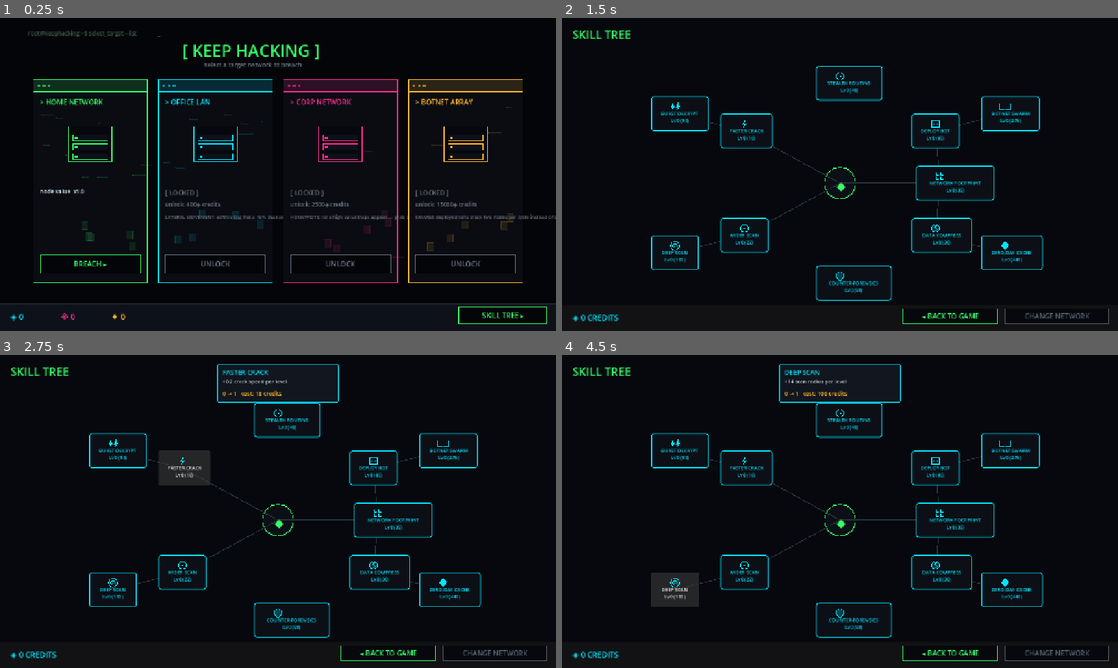
Above: before the commit, frames 1-4 (two rows, left to right).
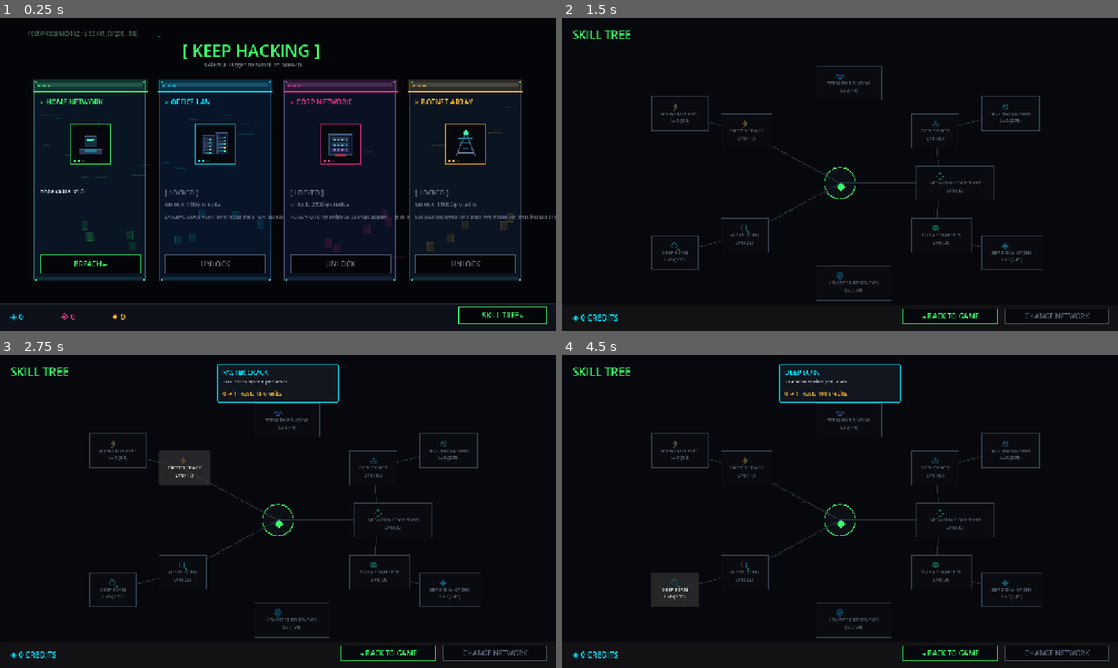
Above: after the commit, the same moments.

Repository: rfonseca85/keep-hacking
Game: Godot game, scene res://scenes/NetworkSelect.tscn
Two runs of this game, one before a commit and one after it. Both use one fixed random seed, a clock stepped at 60 frames per second and the inputs below.
Inputs:
- Up to frame 1 (0.25 s): no input
- Up to frame 2 (1.5 s): click "BREACH ▸" at 0.5 s; click "SKILL TREE" at 1.25 s
- Up to frame 3 (2.75 s): click "FASTER CRACK Lv0 (18)" at 2 s
- Up to frame 4 (4.5 s): click "BURST DECRYPT Lv0 (90)" at 2.75 s; click "WIDER SCAN Lv0 (22)" at 3.5 s; click "DEEP SCAN Lv0 (100)" at 4.25 s

The runs differ from the first frame. In frame 1, 7.0% of the frame differs, in the area x 1-100%, y 4-97%; in frame 2, 3.4%; in frame 3, 3.4%; in frame 4, 3.5%.

Commit message:
Import new pixel art assets and configure project for pixel-perfect rendering
- Add generated .import files for props, icons, tiles, fx, UI, atlases, and backgrounds
- Set default canvas texture filter to Nearest in project.godot for crisp pixel art
- Add asset_coverage.md documenting runtime usage status of all imported assets

Diff:
--- a/project.godot
+++ b/project.godot
@@ -37,6 +37,7 @@
 
 [rendering]
 
+textures/canvas_textures/default_texture_filter=0
 rendering_device/driver.windows="d3d12"
 renderer/rendering_method="gl_compatibility"
 renderer/rendering_method.mobile="gl_compatibility"
--- a/scripts/Main.gd
+++ b/scripts/Main.gd
@@ -24,6 +24,7 @@
 var rig_t: float = 0.0
 var rig_node: Node2D
 var tick_timer: float = 0.0
+var scan_fx_timer: float = 0.0
 
 var bot_timer: float = 0.0
 var tier: Dictionary
@@ -35,7 +36,7 @@
 var round_start_exploits: int = 0
 var round_start_zerodays: int = 0
 
-var is_decrypting: bool = false
+var is_decrypting: bool = true
 var mouse_pos: Vector2 = Vector2.ZERO
 
 var cells: Array[ServerNode] = []
@@ -47,6 +48,10 @@
 var tier_label: Label
 var trace_bar: ProgressBar
 var trace_label: Label
+
+var _shown_credits: int = -1
+var _shown_exploits: int = -1
+var _shown_zerodays: int = -1
 
 var summary_panel: Panel
 var summary_credits_lbl: Label
@@ -78,6 +83,15 @@
 		GameState.exploits += 3
 		GameState.zerodays += 1
 		get_tree().create_timer(0.5).timeout.connect(_end_round)
+	if OS.is_debug_build() and OS.get_cmdline_user_args().has("autotest_fx"):
+		VisualFX.play(fx_layer, Vector2(400, 300), "data_extract", 8, 18.0, COL_GREEN)
+		VisualFX.play(fx_layer, Vector2(500, 300), "glitch", 8, 16.0, COL_MAGENTA)
+		VisualFX.play(fx_layer, Vector2(600, 300), "scan_pulse", 10, 20.0, COL_CYAN)
+		var fx_count := fx_layer.get_child_count()
+		print("FX_SMOKE: spawned=%d (expected 3)" % fx_count)
+		get_tree().create_timer(1.5).timeout.connect(func():
+			print("FX_SMOKE: after 1.5s remaining=%d (expected 0)" % fx_layer.get_child_count())
+		)
 	if OS.is_debug_build() and OS.get_cmdline_user_args().has("autotest_audio"):
 		Audio.play_tick()
 		Audio.play_exfiltrate()
@@ -112,22 +126,62 @@
 	add_child(grid_bg)
 	grid_bg.draw.connect(_draw_grid_lines.bind(grid_bg))
 
+	packets_layer = Node2D.new()
+	packets_layer.z_index = -3
+	add_child(packets_layer)
+	packets_layer.draw.connect(_draw_packets.bind(packets_layer))
+	_init_packet_lanes()
+
 func _draw_circuit_decor(node: Node2D) -> void:
 	var rng := RandomNumberGenerator.new()
 	rng.seed = 1337
-	for i in range(46):
+	var circuit_a := KHArt.tex("tiles", "circuit_a")
+	var circuit_b := KHArt.tex("tiles", "circuit_b")
+	var props_decor := ["cooling_fan", "satellite_dish", "relay_tower", "antenna", "neon_crate", "signal_orb"]
+	for i in range(30):
 		var x: float = rng.randf_range(0, 1280)
 		var y: float = rng.randf_range(0, 720)
 		var in_grid := x > GRID_ORIGIN.x - 20 and x < GRID_ORIGIN.x + GRID_COLS * CELL + 20 \
 			and y > GRID_ORIGIN.y - 20 and y < GRID_ORIGIN.y + GRID_ROWS * CELL + 20
 		if in_grid or y < 115 or x < 190:
 			continue
-		var len_x: float = rng.randf_range(18, 70)
-		var len_y: float = rng.randf_range(18, 70)
-		var col := Color8(20, 40, 50) if rng.randf() > 0.3 else Color8(16, 50, 42)
-		node.draw_line(Vector2(x, y), Vector2(x + len_x, y), col, 1.0)
-		node.draw_line(Vector2(x + len_x, y), Vector2(x + len_x, y + len_y), col, 1.0)
-		node.draw_circle(Vector2(x, y), 2.0, col)
+		var tile_tex := circuit_a if rng.randf() > 0.5 else circuit_b
+		if tile_tex:
+			node.draw_texture_rect(tile_tex, Rect2(Vector2(x, y), Vector2(32, 32)), false, Color(1, 1, 1, 0.5))
+	for i in range(7):
+		var x: float = rng.randf_range(210, 1240)
+		var y: float = rng.randf_range(130, 700)
+		var in_grid := x > GRID_ORIGIN.x - 40 and x < GRID_ORIGIN.x + GRID_COLS * CELL + 40 \
+			and y > GRID_ORIGIN.y - 40 and y < GRID_ORIGIN.y + GRID_ROWS * CELL + 40
+		if in_grid:
+			continue
+		var prop_tex := KHArt.tex("props", props_decor[rng.randi_range(0, props_decor.size() - 1)])
+		if prop_tex:
+			node.draw_texture_rect(prop_tex, Rect2(Vector2(x, y), Vector2(40, 40)), false, Color(1, 1, 1, 0.8))
+
+var packets_layer: Node2D
+var packet_lanes: Array = []
+
+func _init_packet_lanes() -> void:
+	packet_lanes.clear()
+	for c in range(2, GRID_COLS - 1, 3):
+		var x := GRID_ORIGIN.x + c * CELL
+		packet_lanes.append({"horizontal": false, "pos": x, "t": randf(), "speed": randf_range(0.08, 0.16)})
+	for r in range(1, GRID_ROWS, 2):
+		var y := GRID_ORIGIN.y + r * CELL
+		packet_lanes.append({"horizontal": true, "pos": y, "t": randf(), "speed": randf_range(0.06, 0.13)})
+
+func _draw_packets(node: Node2D) -> void:
+	var grid_end := GRID_ORIGIN + Vector2(GRID_COLS * CELL, GRID_ROWS * CELL)
+	for lane in packet_lanes:
+		var t: float = lane["t"]
+		var p: Vector2
+		if lane["horizontal"]:
+			p = Vector2(lerp(GRID_ORIGIN.x, grid_end.x, t), lane["pos"])
+		else:
+			p = Vector2(lane["pos"], lerp(GRID_ORIGIN.y, grid_end.y, t))
+		node.draw_circle(p, 2.0, Color8(57, 255, 106, 160))
+		node.draw_circle(p, 1.0, Color8(200, 255, 220, 220))
 
 func _draw_rig_panel(node: Node2D) -> void:
 	var r := Rect2(28, 140, 112, 420)
@@ -148,6 +202,18 @@
 		node.draw_rect(Rect2(48 + i * 15, 354 - h, 8, h), COL_CYAN if i <= bars else Color8(20,50,55), true)
 
 func _draw_grid_lines(node: Node2D) -> void:
+	var grid_a := KHArt.tex("tiles", "grid_a")
+	var grid_b := KHArt.tex("tiles", "grid_b")
+	var rng := RandomNumberGenerator.new()
+	rng.seed = 42
+	if grid_a and grid_b:
+		var tiles_x := (GRID_COLS * CELL) / 32
+		var tiles_y := (GRID_ROWS * CELL) / 32
+		for ty in range(tiles_y):
+			for tx in range(tiles_x):
+				var tex := grid_a if rng.randf() > 0.12 else grid_b
+				var pos := GRID_ORIGIN + Vector2(tx * 32, ty * 32)
+				node.draw_texture_rect(tex, Rect2(pos, Vector2(32, 32)), false)
 	for c in range(GRID_COLS + 1):
 		var x := GRID_ORIGIN.x + c * CELL
 		node.draw_line(Vector2(x, GRID_ORIGIN.y), Vector2(x, GRID_ORIGIN.y + GRID_ROWS * CELL), COL_GRID_LINE, 1.0)
@@ -216,6 +282,7 @@
 		return
 	trace_progress = max(0.0, trace_progress - 0.12 * GameState.honeypot_penalty_mult)
 	_spawn_floating_text(n.position, "ALARM TRIPPED", COL_MAGENTA)
+	VisualFX.play(fx_layer, n.position, "glitch", 8, 16.0, Color8(255, 83, 120))
 	_trigger_shake(4.0, 0.2)
 	Audio.play_denied()
 	_respawn_elsewhere(n)
@@ -227,14 +294,17 @@
 	var top_panel := Panel.new()
 	top_panel.position = Vector2(16, 12)
 	top_panel.size = Vector2(300, 100)
+	var hud_panel_tex := KHArt.tex("ui", "hud_counter")
+	if hud_panel_tex:
+		var psb := StyleBoxTexture.new()
+		psb.texture = hud_panel_tex
+		psb.set_texture_margin_all(8)
+		top_panel.add_theme_stylebox_override("panel", psb)
 	hud.add_child(top_panel)
 
-	credits_label = _make_label("◈ CREDITS: 0", COL_CYAN, Vector2(28, 20))
-	exploits_label = _make_label("※ EXPLOITS: 0", COL_MAGENTA, Vector2(28, 46))
-	zerodays_label = _make_label("♦ 0-DAYS: 0", COL_AMBER, Vector2(28, 72))
-	hud.add_child(credits_label)
-	hud.add_child(exploits_label)
-	hud.add_child(zerodays_label)
+	credits_label = _make_counter("credits", "CREDITS: 0", COL_CYAN, Vector2(28, 20))
+	exploits_label = _make_counter("exploit", "EXPLOITS: 0", COL_MAGENTA, Vector2(28, 46))
+	zerodays_label = _make_counter("key", "0-DAYS: 0", COL_AMBER, Vector2(28, 72))
 
 	trace_label = _make_label("UPLINK STABILITY", COL_GREEN, Vector2(460, 16))
 	hud.add_child(trace_label)
@@ -279,7 +349,7 @@
 		trait_lbl.add_theme_font_size_override("font_size", 12)
 		hud.add_child(trait_lbl)
 
-	var hint := _make_label("hold click to crack nodes · click a READY node to exfiltrate", Color8(120,130,150), Vector2(16, 690))
+	var hint := _make_label("move your mouse over the grid to crack and collect nodes automatically", Color8(120,130,150), Vector2(16, 690))
 	hud.add_child(hint)
 	_refresh_hud()
 	_build_summary_panel()
@@ -367,6 +437,31 @@
 	l.add_theme_font_size_override("font_size", 18)
 	return l
 
+func _make_counter(icon_name: String, text: String, col: Color, pos: Vector2) -> Label:
+	var icon_tex := KHArt.tex("icons", icon_name)
+	if icon_tex:
+		var icon := TextureRect.new()
+		icon.texture = icon_tex
+		icon.position = pos + Vector2(0, 2)
+		icon.custom_minimum_size = Vector2(18, 18)
+		icon.size = Vector2(18, 18)
+		icon.expand_mode = TextureRect.EXPAND_IGNORE_SIZE
+		icon.stretch_mode = TextureRect.STRETCH_SCALE
+		icon.texture_filter = CanvasItem.TEXTURE_FILTER_NEAREST
+		icon.mouse_filter = Control.MOUSE_FILTER_IGNORE
+		hud.add_child(icon)
+	var l := _make_label(text, col, pos + Vector2(34, 0))
+	hud.add_child(l)
+	return l
+
+func _pop_counter(l: Label) -> void:
+	if l == null:
+		return
+	l.pivot_offset = Vector2(0, l.size.y / 2.0)
+	var tw := create_tween()
+	tw.tween_property(l, "scale", Vector2(1.18, 1.18), 0.07)
+	tw.tween_property(l, "scale", Vector2.ONE, 0.07)
+
 func _make_upgrade_button(text: String, pos: Vector2) -> Button:
 	var b := Button.new()
 	b.text = text
@@ -383,24 +478,8 @@
 func _input(event: InputEvent) -> void:
 	if not round_active:
 		return
-	if event is InputEventMouseButton and event.button_index == MOUSE_BUTTON_LEFT:
-		if event.pressed:
-			var clicked := _find_ready_node_at(event.position)
-			if clicked:
-				_exfiltrate(clicked)
-			else:
-				is_decrypting = true
-		else:
-			is_decrypting = false
-	elif event is InputEventMouseMotion:
+	if event is InputEventMouseMotion:
 		mouse_pos = event.position
-
-func _find_ready_node_at(pos: Vector2) -> ServerNode:
-	for n in cells:
-		if is_instance_valid(n) and n.state == ServerNode.State.READY:
-			if n.position.distance_to(pos) < 26:
-				return n
-	return null
 
 func _exfiltrate(n: ServerNode) -> void:
 	var gain_text: String
@@ -425,6 +504,7 @@
 		Audio.play_exfiltrate()
 	_spawn_burst(n.position, fx_col)
 	_spawn_floating_text(n.position, gain_text, fx_col)
+	VisualFX.play(fx_layer, n.position, "data_extract", 8, 18.0, fx_col)
 	_respawn_elsewhere(n)
 
 	var chain_chance: float = tier.get("chain_crack", 0.0)
@@ -433,6 +513,7 @@
 		if adjacent:
 			adjacent.add_progress(1.0)
 			_spawn_floating_text(adjacent.position, "CHAINED", COL_CYAN)
+			VisualFX.play(fx_layer, adjacent.position, "scan_pulse", 10, 20.0, COL_CYAN, 0.7)
 
 	_refresh_hud()
 
@@ -493,6 +574,11 @@
 			if any_in_range and tick_timer <= 0.0:
 				tick_timer = 0.14
 				Audio.play_tick()
+			scan_fx_timer -= delta
+			if scan_fx_timer <= 0.0:
+				scan_fx_timer = 0.42
+				var scan_scale: float = GameState.decrypt_radius / 32.0
+				VisualFX.play(fx_layer, mouse_pos, "scan_pulse", 10, 20.0, COL_CYAN, scan_scale)
 
 		if GameState.bot_level > 0:
 			bot_timer += delta
@@ -518,6 +604,13 @@
 	if rig_node:
 		rig_node.queue_redraw()
 
+	for lane in packet_lanes:
+		lane["t"] += delta * lane["speed"]
+		if lane["t"] > 1.0:
+			lane["t"] -= 1.0
+	if packets_layer:
+		packets_layer.queue_redraw()
+
 	if shake_t > 0.0:
 		shake_t -= delta
 		cam.offset = Vector2(randf_range(-shake_amp, shake_amp), randf_range(-shake_amp, shake_amp))
@@ -536,9 +629,18 @@
 	return locked[randi() % locked.size()]
 
 func _refresh_hud() -> void:
-	credits_label.text = "◈ CREDITS: %d" % GameState.credits
-	exploits_label.text = "※ EXPLOITS: %d" % GameState.exploits
-	zerodays_label.text = "♦ 0-DAYS: %d" % GameState.zerodays
+	if GameState.credits != _shown_credits:
+		_shown_credits = GameState.credits
+		_pop_counter(credits_label)
+	if GameState.exploits != _shown_exploits:
+		_shown_exploits = GameState.exploits
+		_pop_counter(exploits_label)
+	if GameState.zerodays != _shown_zerodays:
+		_shown_zerodays = GameState.zerodays
+		_pop_counter(zerodays_label)
+	credits_label.text = "CREDITS: %d" % GameState.credits
+	exploits_label.text = "EXPLOITS: %d" % GameState.exploits
+	zerodays_label.text = "0-DAYS: %d" % GameState.zerodays
 
 func _draw() -> void:
 	if is_decrypting:
--- a/scripts/NetworkSelect.gd
+++ b/scripts/NetworkSelect.gd
@@ -9,6 +9,8 @@
 const COL_MAGENTA := Color8(255, 46, 146)
 const COL_AMBER := Color8(255, 184, 48)
 
+const TIER_EMBLEMS := ["terminal_desk", "server_cluster", "mainframe", "relay_tower"]
+
 var panels: Array[Panel] = []
 var cursor_lbl: Label
 var cursor_t: float = 0.0
@@ -53,12 +55,20 @@
 		var p := Panel.new()
 		p.position = Vector2(start_x + i * (panel_w + gap), 140)
 		p.size = Vector2(panel_w, 470)
-		var sb := StyleBoxFlat.new()
-		sb.bg_color = COL_PANEL
-		sb.border_color = tier["color"]
-		sb.set_border_width_all(2)
-		sb.set_corner_radius_all(0)
-		p.add_theme_stylebox_override("panel", sb)
+		var card_tex := KHArt.tex("ui", "selection_card")
+		if card_tex:
+			var csb := StyleBoxTexture.new()
+			csb.texture = card_tex
+			csb.set_texture_margin_all(10)
+			csb.modulate_color = Color(1, 1, 1, 1).lerp(tier["color"], 0.22)
+			p.add_theme_stylebox_override("panel", csb)
+		else:
+			var sb := StyleBoxFlat.new()
+			sb.bg_color = COL_PANEL
+			sb.border_color = tier["color"]
+			sb.set_border_width_all(2)
+			sb.set_corner_radius_all(0)
+			p.add_theme_stylebox_override("panel", sb)
 		add_child(p)
 		panels.append(p)
 
@@ -87,6 +97,7 @@
 
 		var icon := _TierIcon.new()
 		icon.col = tier["color"]
+		icon.prop_name = TIER_EMBLEMS[i]
 		icon.position = Vector2(panel_w / 2.0, 150)
 		p.add_child(icon)
 
@@ -241,13 +252,26 @@
 
 class _TierIcon extends Node2D:
 	var col: Color
+	var prop_name: String = "server_cluster"
+	var _tex: Texture2D
+	var _t: float = 0.0
 	func _ready() -> void:
+		_tex = KHArt.tex("props", prop_name)
+		set_process(true)
+		queue_redraw()
+	func _process(delta: float) -> void:
+		_t += delta
 		queue_redraw()
 	func _draw() -> void:
-		draw_rect(Rect2(-50, -40, 100, 80), Color8(6,8,13), true)
-		draw_rect(Rect2(-50, -40, 100, 80), col, false, 2.0)
+		var glow := (sin(_t * 2.2) + 1.0) * 0.5
+		var plate := Rect2(-46, -46, 92, 92)
+		draw_rect(plate, Color8(6, 8, 13), true)
+		draw_rect(plate, Color(col.r, col.g, col.b, 0.35 + glow * 0.45), false, 2.0)
+		if _tex:
+			draw_texture_rect(_tex, Rect2(-36, -36, 72, 72), false)
+		else:
+			draw_rect(Rect2(-30, -30, 60, 60), col, false, 2.0)
 		for i in range(3):
-			var y: float = -22 + i * 22
-			draw_rect(Rect2(-40, y, 80, 14), Color8(12,16,24), true)
-			draw_rect(Rect2(-40, y, 80, 14), col, false, 1.0)
-			draw_rect(Rect2(-36, y + 4, 6, 6), col, true)
+			var on := fmod(_t * 1.4 + i * 0.5, 2.0) < 1.0
+			var c := col if on else Color(col.r, col.g, col.b, 0.18)
+			draw_rect(Rect2(-40 + i * 10, 38, 6, 3), c, true)
--- a/scripts/ServerNode.gd
+++ b/scripts/ServerNode.gd
@@ -21,11 +21,24 @@
 var is_honeypot: bool = false
 var honeypot_t: float = 0.0
 var pulse_t: float = 0.0
+var led_phase: float = 0.0
+var device_variant: String = "terminal"
+var device_tex: Texture2D
+var lock_tex: Texture2D
+var unlock_tex: Texture2D
 
 signal honeypot_expired(node)
 
 func _ready() -> void:
 	set_process(true)
+	var visual_seed := int(position.x) * 10007 + int(position.y)
+	device_variant = KHArt.pick_device_variant(visual_seed)
+	device_tex = KHArt.tex("props", device_variant)
+	lock_tex = KHArt.tex("icons", "lock")
+	unlock_tex = KHArt.tex("icons", "unlock")
+	var phase_rng := RandomNumberGenerator.new()
+	phase_rng.seed = visual_seed + 1
+	led_phase = phase_rng.randf_range(0.0, TAU)
 
 func reset_locked(vulnerable: bool, honeypot: bool = false) -> void:
 	state = State.LOCKED
@@ -54,6 +67,8 @@
 			honeypot_t += delta
 			if honeypot_t >= HONEYPOT_LIFETIME:
 				honeypot_expired.emit(self)
+	else:
+		queue_redraw()
 
 func _draw() -> void:
 	var r := Rect2(-SIZE / 2.0, SIZE)
@@ -69,34 +84,47 @@
 			border_col = COL_BORDER_READY.lerp(Color8(255,255,255), pulse * 0.4)
 	elif is_vulnerable:
 		border_col = COL_BORDER_VULN
+
+	_draw_device(border_col)
 	draw_rect(r, border_col, false, 2.0)
 
 	if state == State.LOCKED:
-		_draw_lock(border_col)
 		var bar_r := Rect2(-SIZE.x / 2.0 + 4, SIZE.y / 2.0 - 10, SIZE.x - 8, 5)
 		draw_rect(bar_r, COL_BAR_BG, true)
 		var fill_r := Rect2(bar_r.position, Vector2(bar_r.size.x * progress, bar_r.size.y))
 		draw_rect(fill_r, COL_BAR_FILL, true)
+		_draw_status_icon(lock_tex, border_col)
 	else:
-		_draw_unlock(border_col)
+		_draw_status_icon(unlock_tex, border_col)
 		if is_honeypot:
 			var remain := 1.0 - (honeypot_t / HONEYPOT_LIFETIME)
-			draw_arc(Vector2.ZERO, 22, -PI / 2.0, -PI / 2.0 + TAU * remain, 20, COL_BORDER_HONEYPOT, 2.0)
+			draw_arc(Vector2.ZERO, 24, -PI / 2.0, -PI / 2.0 + TAU * remain, 20, COL_BORDER_HONEYPOT, 2.0)
 
-func _draw_lock(col: Color) -> void:
-	var shackle_r := 9.0
-	draw_arc(Vector2(0, -6), shackle_r, PI, TAU, 16, col, 2.0)
-	draw_line(Vector2(-shackle_r, -6), Vector2(-shackle_r, 2), col, 2.0)
-	draw_line(Vector2(shackle_r, -6), Vector2(shackle_r, 2), col, 2.0)
-	var body := Rect2(Vector2(-12, 0), Vector2(24, 16))
-	draw_rect(body, col, false, 2.0)
-	draw_circle(Vector2(0, 7), 2.0, col)
+	_draw_leds(border_col)
 
-func _draw_unlock(col: Color) -> void:
-	var shackle_r := 9.0
-	draw_arc(Vector2(-4, -8), shackle_r, PI * 1.1, TAU * 0.95, 16, col, 2.0)
-	draw_line(Vector2(5, -2), Vector2(5, 2), col, 2.0)
-	var body := Rect2(Vector2(-12, 0), Vector2(24, 16))
-	draw_rect(body, col, false, 2.0)
-	for i in range(3):
-		draw_line(Vector2(-7 + i * 7, 5), Vector2(-7 + i * 7, 11), col, 1.5)
+func _draw_device(tint: Color) -> void:
+	var scale_pulse := 1.0
+	if state == State.READY and not is_honeypot:
+		scale_pulse = 1.0 + sin(pulse_t * 5.0) * 0.045
+	var inner := SIZE - Vector2(10, 10)
+	var draw_size := inner * scale_pulse
+	var rect := Rect2(-draw_size / 2.0, draw_size)
+	if device_tex:
+		var modulate_col := Color(1, 1, 1, 1).lerp(tint, 0.18)
+		draw_texture_rect(device_tex, rect, false, modulate_col)
+	else:
+		draw_rect(rect, Color8(30, 38, 52), true)
+
+func _draw_status_icon(icon: Texture2D, col: Color) -> void:
+	if icon == null:
+		return
+	var icon_size := Vector2(16, 16)
+	var pos := Vector2(SIZE.x / 2.0 - icon_size.x - 2, -SIZE.y / 2.0 + 2)
+	draw_texture_rect(icon, Rect2(pos, icon_size), false, col)
+
+func _draw_leds(col: Color) -> void:
+	var t := pulse_t + led_phase
+	for i in range(2):
+		var on := fmod(t * 0.6 + i * 0.9, 2.0) < 1.0
+		var c := col if on else Color8(30, 36, 44)
+		draw_rect(Rect2(-SIZE.x / 2.0 + 4 + i * 8, -SIZE.y / 2.0 + 4, 5, 3), c, true)
--- a/scripts/SkillTree.gd
+++ b/scripts/SkillTree.gd
@@ -85,12 +85,7 @@
 		btn.position = s.pos - Vector2(55, 40)
 		btn.size = Vector2(110, 80)
 		btn.autowrap_mode = TextServer.AUTOWRAP_WORD
-		var sb := StyleBoxFlat.new()
-		sb.bg_color = COL_PANEL
-		sb.border_color = COL_CYAN
-		sb.set_border_width_all(2)
-		sb.set_corner_radius_all(6)
-		btn.add_theme_stylebox_override("normal", sb)
+		btn.add_theme_stylebox_override("normal", _skill_stylebox("skill_available"))
 		btn.add_theme_color_override("font_color", COL_CYAN)
 		btn.add_theme_font_size_override("font_size", 11)
 		btn.pressed.connect(_on_node_pressed.bind(s, btn))
@@ -128,18 +123,43 @@
 	var icon_node: Node2D = node_icons[s.id]
 	if lvl >= s.max_level:
 		btn.text = "\n\n%s\nMAX" % s.label
-		var sb := StyleBoxFlat.new()
-		sb.bg_color = COL_PANEL
-		sb.border_color = COL_GREEN
-		sb.set_border_width_all(2)
-		sb.set_corner_radius_all(6)
-		btn.add_theme_stylebox_override("normal", sb)
+		btn.add_theme_stylebox_override("normal", _skill_stylebox("skill_active"))
 		btn.add_theme_color_override("font_color", COL_GREEN)
 		icon_node.col = COL_GREEN
 	else:
 		var cost: int = int(s.cost * pow(1.5, lvl))
 		btn.text = "\n\n%s\nLv%d (%d)" % [s.label, lvl, cost]
+		var affordable := GameState.credits >= cost
+		if lvl > 0:
+			btn.add_theme_stylebox_override("normal", _skill_stylebox("skill_active"))
+			btn.add_theme_color_override("font_color", COL_GREEN)
+			icon_node.col = COL_GREEN
+		elif affordable:
+			btn.add_theme_stylebox_override("normal", _skill_stylebox("skill_available"))
+			btn.add_theme_color_override("font_color", COL_CYAN)
+			icon_node.col = COL_CYAN
+		else:
+			btn.add_theme_stylebox_override("normal", _skill_stylebox("skill_locked"))
+			btn.add_theme_color_override("font_color", COL_DIM)
+			icon_node.col = COL_DIM
 	icon_node.queue_redraw()
+
+func _skill_stylebox(state: String) -> StyleBox:
+	var sb := StyleBoxFlat.new()
+	sb.bg_color = COL_PANEL
+	sb.set_border_width_all(2)
+	sb.set_corner_radius_all(0)
+	match state:
+		"skill_active":
+			sb.border_color = COL_GREEN
+			sb.bg_color = Color8(10, 24, 18)
+		"skill_locked":
+			sb.border_color = Color8(52, 62, 76)
+			sb.bg_color = Color8(9, 11, 16)
+		_:
+			sb.border_color = COL_CYAN
+			sb.bg_color = Color8(10, 18, 26)
+	return sb
 
 func _build_hud() -> void:
 	var bottom := Panel.new()
@@ -214,6 +234,9 @@
 
 func _refresh_hud() -> void:
 	credits_lbl.text = "◈ %d CREDITS" % GameState.credits
+	for s in skills:
+		if node_buttons.has(s.id):
+			_refresh_node(s, node_buttons[s.id])
 
 func _label(text: String, col: Color, size: int, pos: Vector2) -> Label:
 	var l := Label.new()
@@ -224,11 +247,25 @@
 	return l
 
 class _SkillIcon extends Node2D:
+	const ICON_MAP := {
+		"bolt": "bolt", "bolt2": "bolt",
+		"scan": "scan", "scan2": "scan",
+		"bot": "bot", "bot2": "bot",
+		"cash": "credits", "diamond": "data",
+		"clock": "stealth", "shield": "shield",
+		"grid": "network",
+	}
 	var icon_key: String
 	var col: Color = Color8(0, 229, 255)
+	var _tex: Texture2D
 	func _ready() -> void:
+		var mapped: String = ICON_MAP.get(icon_key, icon_key)
+		_tex = KHArt.tex("icons", mapped)
 		queue_redraw()
 	func _draw() -> void:
+		if _tex:
+			draw_texture_rect(_tex, Rect2(-11, -11, 22, 22), false, col)
+			return
 		match icon_key:
 			"bolt":
 				draw_colored_polygon(PackedVector2Array([Vector2(2,-10), Vector2(-6,2), Vector2(-1,2), Vector2(-3,10), Vector2(6,-2), Vector2(1,-2)]), col)
--- /dev/null
+++ b/scripts/visual/KHArt.gd
@@ -0,0 +1,45 @@
+extends RefCounted
+class_name KHArt
+
+const ROOT := "res://assets/art/assets/"
+
+static var _cache: Dictionary = {}
+
+static func tex(group: String, name: String) -> Texture2D:
+	var key := group + "/" + name
+	if _cache.has(key):
+		return _cache[key]
+	var path := "%s%s/%s.png" % [ROOT, group, name]
+	if not ResourceLoader.exists(path):
+		push_warning("Missing Keep Hacking asset: " + path)
+		return null
+	var t := load(path) as Texture2D
+	_cache[key] = t
+	return t
+
+static func fx_frames(prefix: String, count: int, fps: float = 16.0) -> SpriteFrames:
+	var cache_key := "fx_frames/" + prefix
+	if _cache.has(cache_key):
+		return _cache[cache_key]
+	var frames := SpriteFrames.new()
+	frames.remove_animation(&"default")
+	frames.add_animation(&"run")
+	frames.set_animation_speed(&"run", fps)
+	frames.set_animation_loop(&"run", false)
+	for i in range(count):
+		var img := tex("fx", "%s_%02d" % [prefix, i])
+		if img != null:
+			frames.add_frame(&"run", img)
+	_cache[cache_key] = frames
+	return frames
+
+const DEVICE_VARIANTS := [
+	"terminal", "server_rack", "router", "database",
+	"processor", "server_cluster", "mainframe", "data_cache",
+	"access_port", "code_console", "secure_node",
+]
+
+static func pick_device_variant(visual_seed: int) -> String:
+	var rng := RandomNumberGenerator.new()
+	rng.seed = visual_seed
+	return DEVICE_VARIANTS[rng.randi_range(0, DEVICE_VARIANTS.size() - 1)]
--- /dev/null
+++ b/scripts/visual/VisualFX.gd
@@ -0,0 +1,31 @@
+extends RefCounted
+class_name VisualFX
+
+const MAX_ACTIVE := 20
+static var _active: int = 0
+
+static func play(parent: Node2D, world_pos: Vector2, fx_name: String,
+		count: int, fps: float = 18.0, tint: Color = Color.WHITE,
+		scale: float = 1.0) -> void:
+	if parent == null or not is_instance_valid(parent):
+		return
+	if _active >= MAX_ACTIVE:
+		return
+	var frames := KHArt.fx_frames(fx_name, count, fps)
+	if frames == null or frames.get_frame_count(&"run") == 0:
+		return
+	var sprite := AnimatedSprite2D.new()
+	sprite.sprite_frames = frames
+	sprite.texture_filter = CanvasItem.TEXTURE_FILTER_NEAREST
+	sprite.modulate = tint
+	sprite.scale = Vector2(scale, scale)
+	sprite.z_index = 15
+	parent.add_child(sprite)
+	sprite.position = world_pos
+	_active += 1
+	sprite.animation_finished.connect(func():
+		_active -= 1
+		if is_instance_valid(sprite):
+			sprite.queue_free()
+	, Object.CONNECT_ONE_SHOT)
+	sprite.play(&"run")
Not shown, added: assets/art/assets/asset_catalog.png.import
Not shown, added: assets/art/assets/atlases/fx_64.png.import
Not shown, added: assets/art/assets/atlases/icons_32.png.import
Not shown, added: assets/art/assets/atlases/props_64.png.import
Not shown, added: assets/art/assets/atlases/tiles_32.png.import
Not shown, added: assets/art/assets/backgrounds/ui_blue_background_1280x720.png.import
Not shown, added: assets/art/assets/backgrounds/ui_red_background_1280x720.png.import
Not shown, added: assets/art/assets/fx/data_extract_00.png.import
Not shown, added: assets/art/assets/fx/data_extract_01.png.import
Not shown, added: assets/art/assets/fx/data_extract_02.png.import
Not shown, added: assets/art/assets/fx/data_extract_03.png.import
Not shown, added: assets/art/assets/fx/data_extract_04.png.import
(and 140 more such lines)
